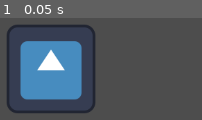
Above: before the commit, frame 1.
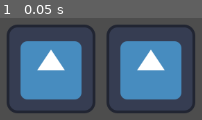
Above: after the commit, the same moment.

Repository: omarcresp/winter-jam
Game: Godot game, scene res://main.tscn
Two runs of this game, one before a commit and one after it. Both use one fixed random seed, a clock stepped at 60 frames per second and the inputs below. The project has no main scene, so this scene is started directly. The engine's default icon, where the game draws it, is replaced by a stand-in: a white triangle on a blue panel in a dark square.
Inputs:
- Up to frame 1 (0.05 s): no input

The runs differ from the first frame. In frame 1, 22% of the frame differs, in the area x 52-97%, y 6-94%.

Commit message:
add second image

Diff:
--- a/main.tscn
+++ b/main.tscn
@@ -7,3 +7,7 @@
 [node name="Icon" type="Sprite2D" parent="."]
 position = Vector2(75, 75)
 texture = ExtResource("1_eqr2k")
+
+[node name="Icon2" type="Sprite2D" parent="."]
+position = Vector2(219, 75)
+texture = ExtResource("1_eqr2k")
